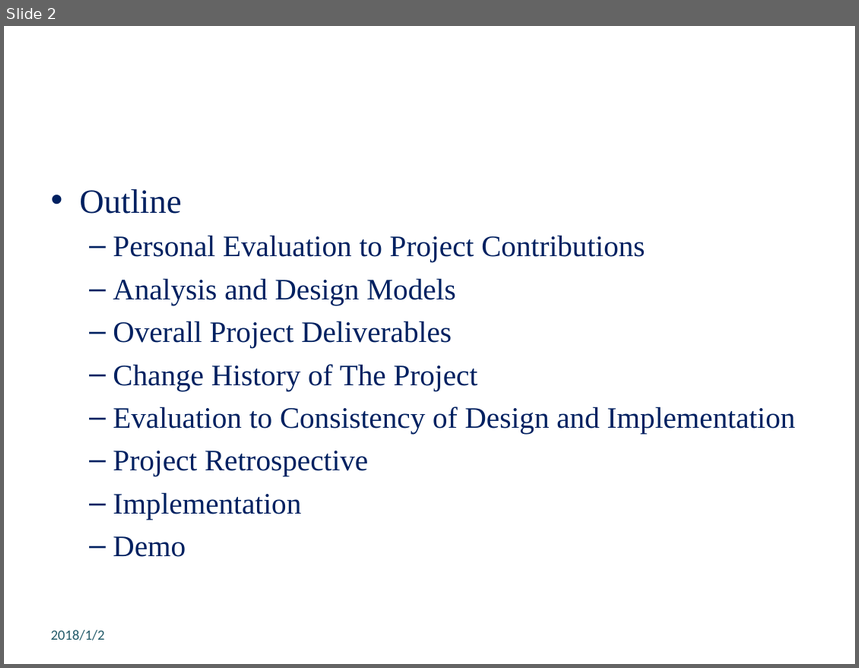
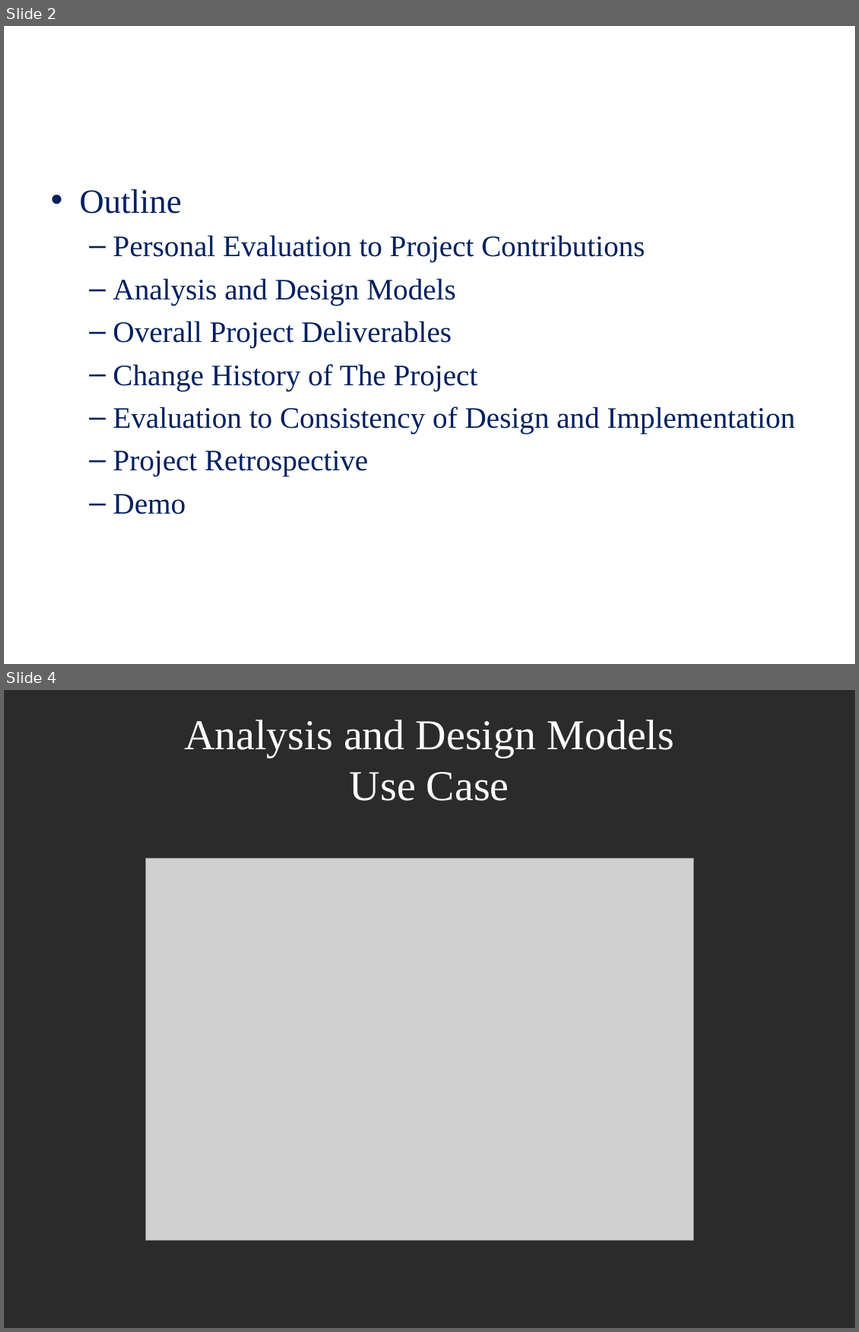
Before and after one commit to disc9562/SE_PASS, a slide deck: edit/Team3-New.pptx. Shown one above the other, each under a label of ours: slide 2 before the commit, slides 2 and 4 after it; the slides between them are not shown. The pictures are 859x668 and 859x1332 pixels, drawn with LibreOffice and Linux fonts; fonts in the diff are those of the drawing; grey boxes stand for pictures; background and template pictures are left out; a plain dark background stands for a picture behind light text. Boxes give left, top, right and bottom in pixels: in the first picture for what was removed or moved away, otherwise in the second. Text is boxed around its words. In the diff, an @@ line names an element or a change of style, - is before the commit and + after.

```diff
--- a/edit/Team3-New.pptx
+++ b/edit/Team3-New.pptx
@@ slide 4 added at [4, 690, 855, 1328], background picture (left out) @@
@@ text added at [184, 720, 674, 801], 36 pt, text #FFFFFF @@
+Analysis and Design Models
+Use Case
@@ picture added at [146, 859, 694, 1241] @@
@@ slide 2 changed as well @@
@@ text at [113, 493, 301, 519]: paragraph removed @@
-  – Implementation
@@ text removed at [51, 630, 105, 641] @@
-2018/1/2
```
Also in this commit, not shown: 11 other slides changed, 6 slides removed, 2 other files.
